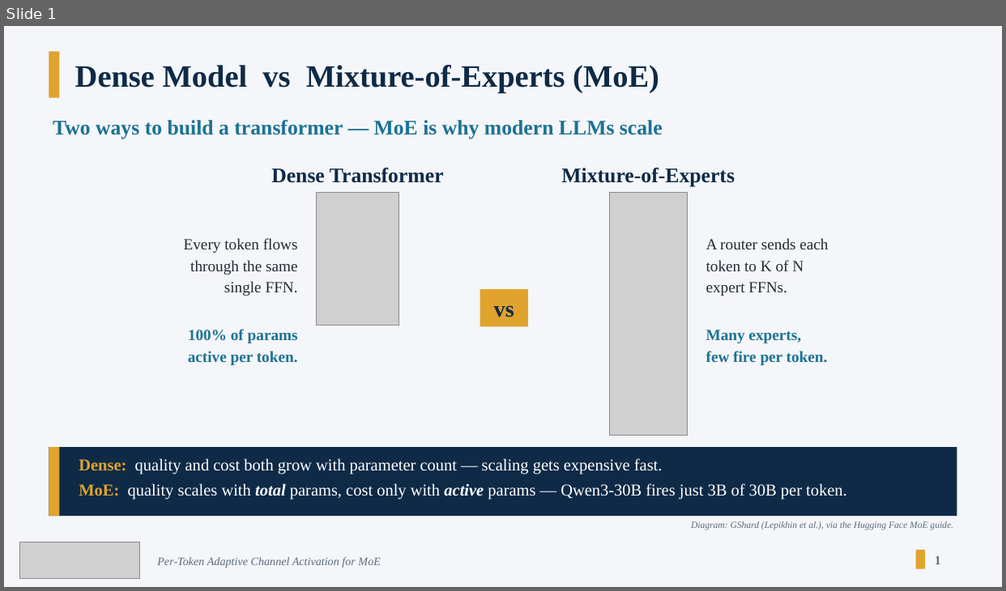
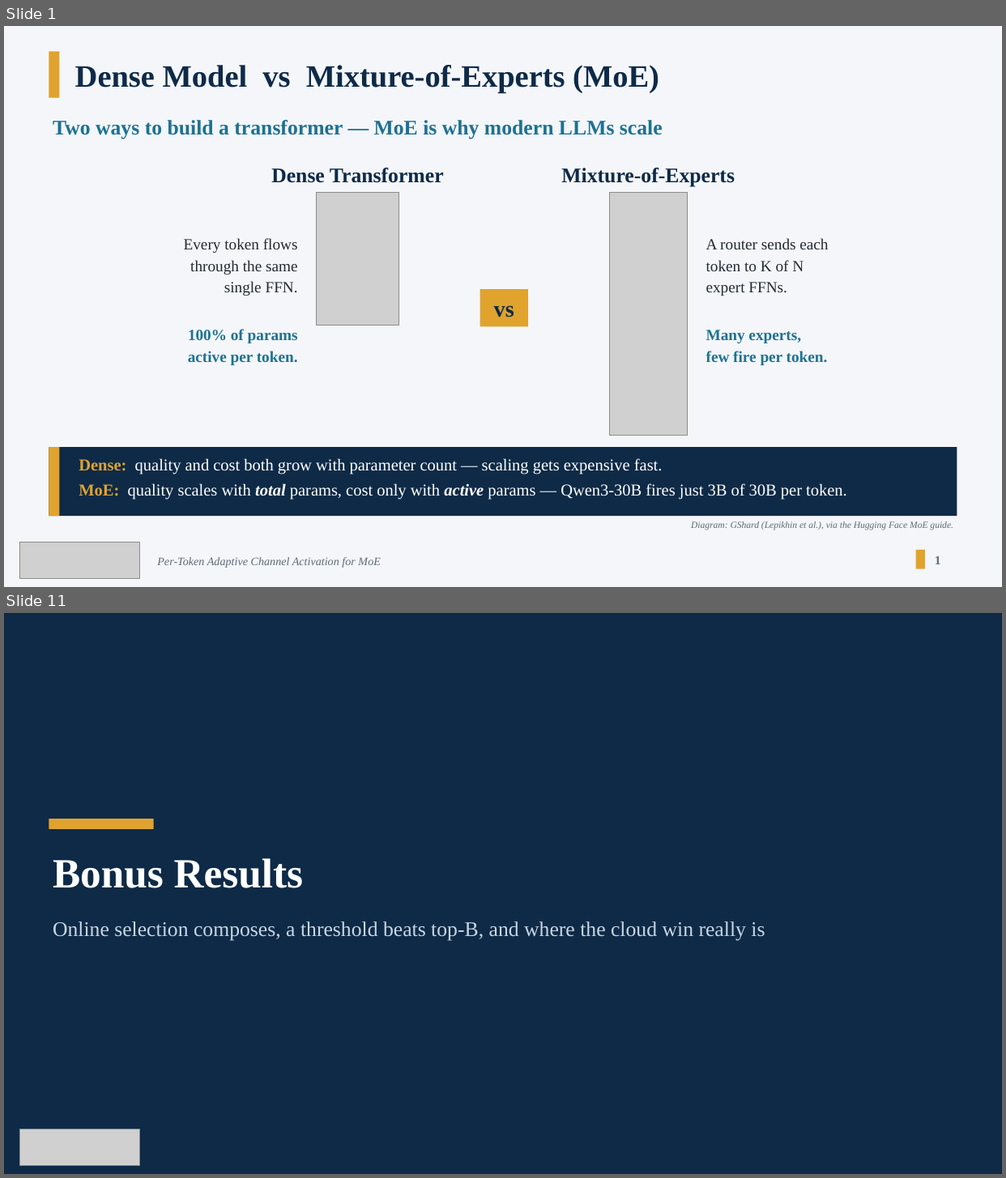
Before and after one commit to olokevin/moe-compression, a slide deck: docs/presentation/Yequan_26_Intro.pptx. Shown one above the other, each under a label of ours: slide 1 before the commit, slides 1 and 11 after it; the slides between them are not shown. The pictures are 1006x591 and 1006x1178 pixels, drawn with LibreOffice and Linux fonts; fonts in the diff are those of the drawing; grey boxes stand for pictures. Boxes give left, top, right and bottom in pixels: in the first picture for what was removed or moved away, otherwise in the second. Text is boxed around its words. In the diff, an @@ line names an element or a change of style, - is before the commit and + after.

```diff
--- a/docs/presentation/Yequan_26_Intro.pptx
+++ b/docs/presentation/Yequan_26_Intro.pptx
@@ slide 11 added at (4, 613, 1002, 1174), background #0E2A47 @@
@@ rectangle added at (49, 819, 154, 829), fill #E0A32E @@
@@ text added at (53, 858, 303, 888), 40 pt, text #FFFFFF, bold @@
+Bonus Results
@@ text added at (53, 922, 765, 941), 20 pt, text #C9D6E3 @@
+Online selection composes, a threshold beats top-B, and where the cloud win really is
@@ picture added at (19, 1130, 139, 1165) @@
```
Also in this commit, not shown: 1 slide changed, 11 other slides added, 39 other files.
